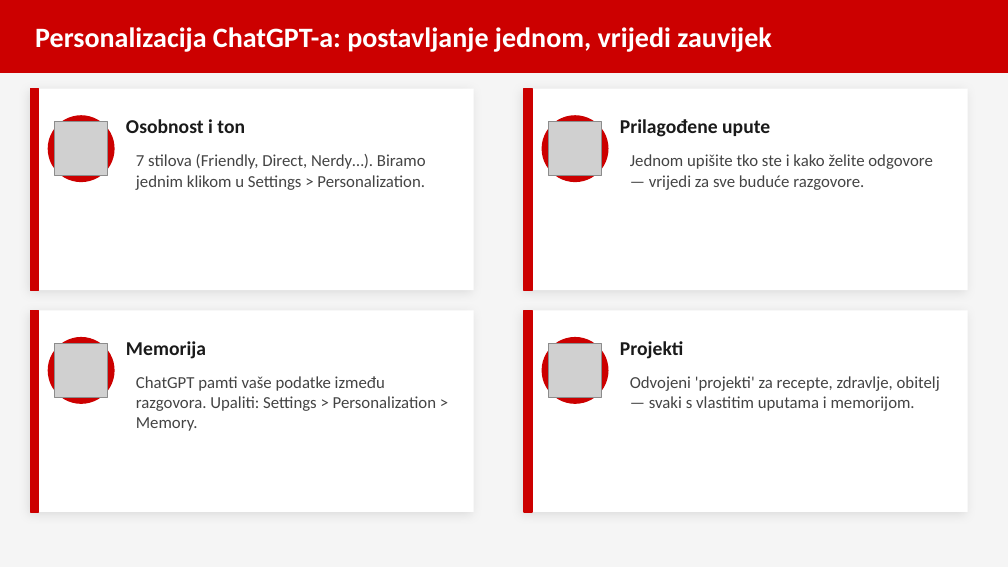
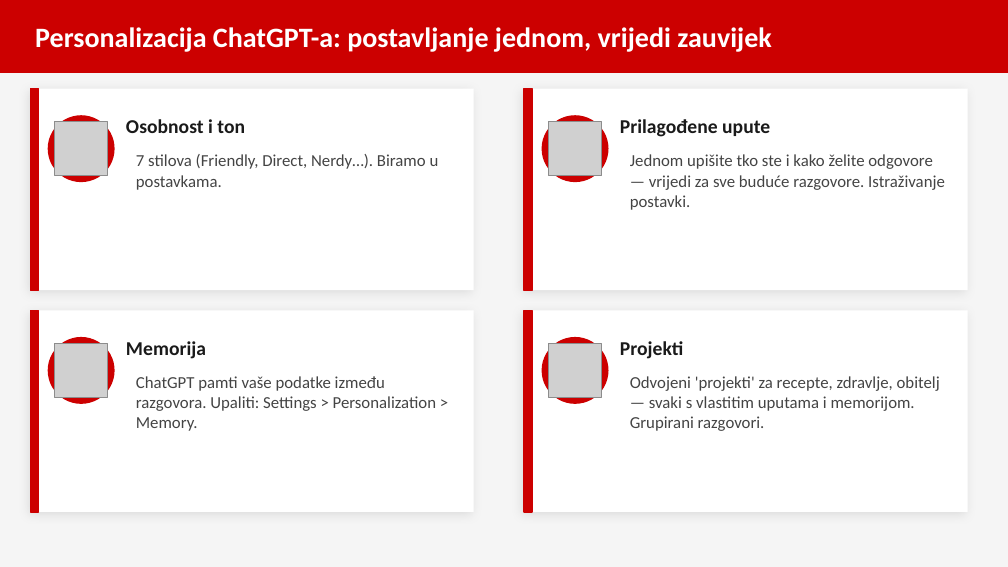
Before and after one commit to brunobilandzic/dipl, a slide deck: slide 11 of praksa/RAST/izradaprezentacije/AI_alati_prezentacija.pptx. Drawn at 1008x567 pixels with LibreOffice and Linux fonts; fonts in the diff are those of the drawing; grey boxes stand for pictures. Boxes give left, top, right and bottom in pixels: in the first picture for what was removed or moved away, otherwise in the second. Text is boxed around its words. In the diff, an @@ line names an element or a change of style, - is before the commit and + after.

```diff
--- a/praksa/RAST/izradaprezentacije/AI_alati_prezentacija.pptx
+++ b/praksa/RAST/izradaprezentacije/AI_alati_prezentacija.pptx
@@ text at (136, 154, 439, 190): text changed @@
-7 stilova (Friendly, Direct, Nerdy…). Biramo jednim klikom u Settings > Personalization.
+7 stilova (Friendly, Direct, Nerdy…). Biramo u postavkama.
@@ text at (630, 154, 945, 210): text changed @@
-Jednom upišite tko ste i kako želite odgovore — vrijedi za sve buduće razgovore.
+Jednom upišite tko ste i kako želite odgovore — vrijedi za sve buduće razgovore. Istraživanje postavki.
@@ text at (630, 376, 940, 431): text changed @@
-Odvojeni 'projekti' za recepte, zdravlje, obitelj — svaki s vlastitim uputama i memorijom.
+Odvojeni 'projekti' za recepte, zdravlje, obitelj — svaki s vlastitim uputama i memorijom. Grupirani razgovori.
```
Also in this commit, not shown: 8 other slides changed, 3 slides added, 1 slide removed, 1 other file.
